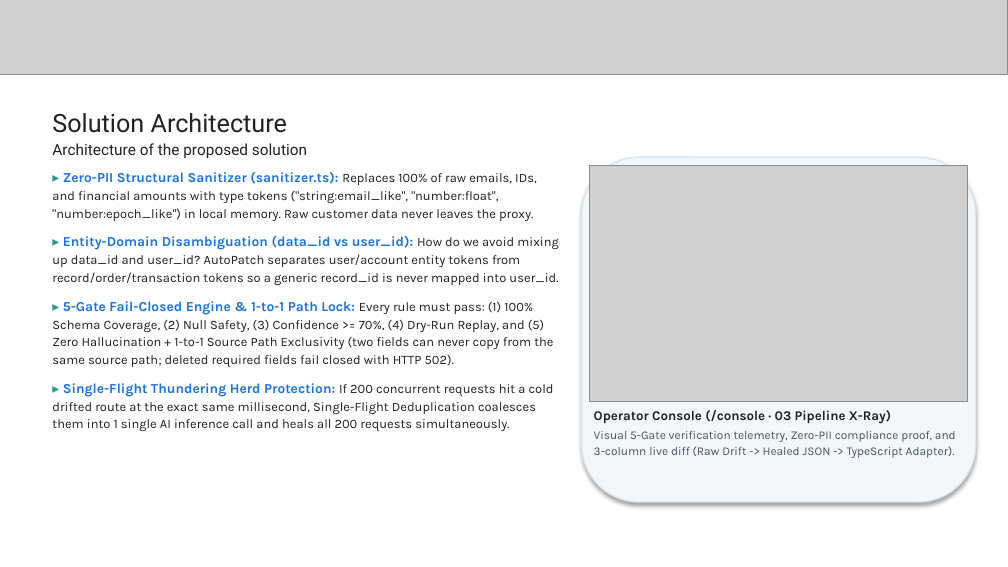
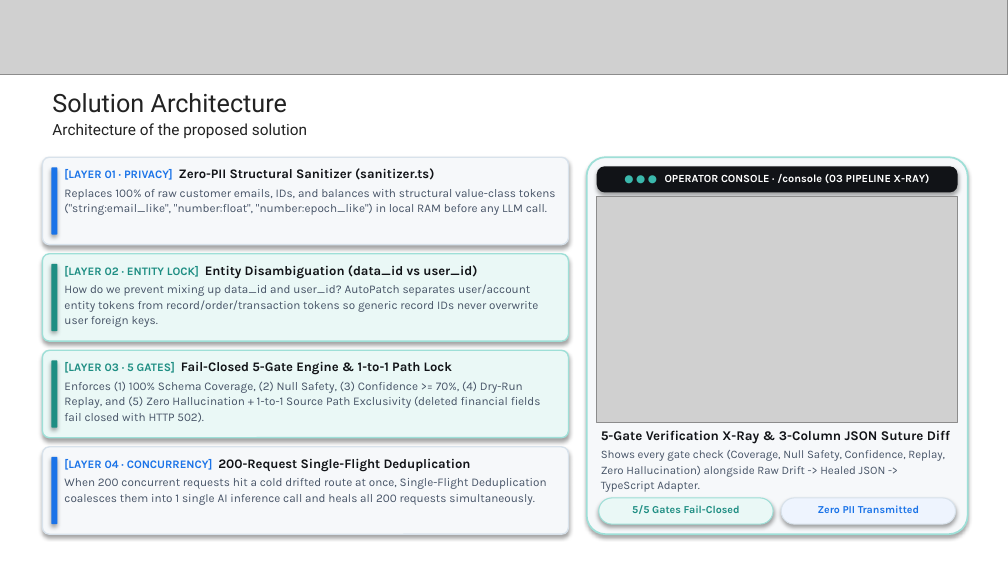
Before and after one commit to Asqi06/Buildathon, a slide deck: slide 5 of Startup_Buildathon_Coders_of_Bharat_AutoPatch.pptx. Drawn at 1008x567 pixels with LibreOffice and Linux fonts; fonts in the diff are those of the drawing; grey boxes stand for pictures. Boxes give left, top, right and bottom in pixels: in the first picture for what was removed or moved away, otherwise in the second. Text is boxed around its words. In the diff, an @@ line names an element or a change of style, - is before the commit and + after.

Commit message:
fix(vercel): resolve TS2688 node types build error, add serverless api entrypoint, and overhaul pitch deck layout

```diff
--- a/Startup_Buildathon_Coders_of_Bharat_AutoPatch.pptx
+++ b/Startup_Buildathon_Coders_of_Bharat_AutoPatch.pptx
@@ text "Solution Architecture Architecture of the ..." moved from (x1=52, y1=113, x2=307, y2=158) to (x1=52, y1=93, x2=307, y2=138) @@
@@ rounded rectangle added at (x1=42, y1=157, x2=569, y2=245), fill #F6F8FA, outline #D8E2EB 1 pt @@
@@ rounded rectangle added at (x1=51, y1=167, x2=57, y2=235), fill #1A73E8 @@
@@ text removed at (x1=52, y1=172, x2=559, y2=431) @@
-▸ Zero-PII Structural Sanitizer (sanitizer.ts): Replaces 100% of raw emails, IDs, and financial amounts with type tokens ("string:email_like", "number:float", "number:epoch_like") in local memory. Raw customer data never leaves the proxy.
-▸ Entity-Domain Disambiguation (data_id vs user_id): How do we avoid mixing up data_id and user_id? AutoPatch separates user/account entity tokens from record/order/transaction tokens so a generic record_id is never mapped into user_id.
-▸ 5-Gate Fail-Closed Engine & 1-to-1 Path Lock: Every rule must pass: (1) 100% Schema Coverage, (2) Null Safety, (3) Confidence >= 70%, (4) Dry-Run Replay, and (5) Zero Hallucination + 1-to-1 Source Path Exclusivity (two fields can never copy from the same source path; deleted required fields fail closed with HTTP 502).
-▸ Single-Flight Thundering Herd Protection: If 200 concurrent requests hit a cold drifted route at the exact same millisecond, Single-Flight Deduplication coalesces them into 1 single AI inference call and heals all 200 requests simultaneously.
@@ text added at (x1=64, y1=168, x2=556, y2=215), 8.4 pt, text #475467 @@
+[LAYER 01 · PRIVACY] Zero-PII Structural Sanitizer (sanitizer.ts)
+Replaces 100% of raw customer emails, IDs, and balances with structural value-class tokens ("string:email_like", "number:float", "number:epoch_like") in local RAM before any LLM call.
@@ rounded rectangle resized from (x1=582, y1=157, x2=976, y2=502) to (x1=587, y1=157, x2=968, y2=534) @@
@@ rounded rectangle at (x1=587, y1=157, x2=968, y2=534): fill #F4F7F9 to #F6F8FA; outline #DCE4EC 1 pt to #9EDFD7 1.25 pt; proportions changed @@
@@ rounded rectangle added at (x1=597, y1=166, x2=958, y2=193), fill #111317, 7.8 pt, text #FFFFFF, bold @@
+● ● ● OPERATOR CONSOLE · /console (03 PIPELINE X-RAY)
@@ picture resized from (x1=590, y1=165, x2=968, y2=401) to (x1=597, y1=197, x2=958, y2=422) @@
@@ rounded rectangle added at (x1=42, y1=254, x2=569, y2=342), fill #EAF8F6, outline #9EDFD7 1 pt @@
@@ rounded rectangle added at (x1=51, y1=264, x2=57, y2=332), fill #1E8E83 @@
@@ text added at (x1=64, y1=265, x2=538, y2=327), 8.4 pt, text #475467 @@
+[LAYER 02 · ENTITY LOCK] Entity Disambiguation (data_id vs user_id)
+How do we prevent mixing up data_id and user_id? AutoPatch separates user/account entity tokens from record/order/transaction tokens so generic record IDs never overwrite user foreign keys.
@@ rounded rectangle added at (x1=42, y1=351, x2=569, y2=438), fill #EAF8F6, outline #9EDFD7 1 pt @@
@@ rounded rectangle added at (x1=51, y1=361, x2=57, y2=428), fill #1E8E83 @@
@@ text added at (x1=64, y1=362, x2=541, y2=422), 8.4 pt, text #475467 @@
+[LAYER 03 · 5 GATES] Fail-Closed 5-Gate Engine & 1-to-1 Path Lock
+Enforces (1) 100% Schema Coverage, (2) Null Safety, (3) Confidence >= 70%, (4) Dry-Run Replay, and (5) Zero Hallucination + 1-to-1 Source Path Exclusivity (deleted financial fields fail closed with HTTP 502).
@@ rounded rectangle added at (x1=42, y1=447, x2=569, y2=534), fill #F6F8FA, outline #D8E2EB 1 pt @@
@@ text at (x1=601, y1=430, x2=950, y2=492): text changed; size 8.5 to 8.2 pt @@
-Operator Console (/console · 03 Pipeline X-Ray)
-Visual 5-Gate verification telemetry, Zero-PII compliance proof, and 3-column live diff (Raw Drift -> Healed JSON -> TypeScript Adapter).
+5-Gate Verification X-Ray & 3-Column JSON Suture Diff
+Shows every gate check (Coverage, Null Safety, Confidence, Replay, Zero Hallucination) alongside Raw Drift -> Healed JSON -> TypeScript Adapter.
@@ rounded rectangle added at (x1=51, y1=457, x2=57, y2=524), fill #1A73E8 @@
@@ text added at (x1=64, y1=459, x2=546, y2=505), 8.4 pt, text #475467 @@
+[LAYER 04 · CONCURRENCY] 200-Request Single-Flight Deduplication
+When 200 concurrent requests hit a cold drifted route at once, Single-Flight Deduplication coalesces them into 1 single AI inference call and heals all 200 requests simultaneously.
@@ rounded rectangle added at (x1=599, y1=498, x2=773, y2=524), fill #EAF8F6, outline #9EDFD7 0.75 pt, 7.6 pt, text #1E8E83, bold @@
+5/5 Gates Fail-Closed
@@ rounded rectangle added at (x1=781, y1=498, x2=956, y2=524), fill #EEF4FE, outline #D8E2EB 0.75 pt, 7.6 pt, text #1A73E8, bold @@
+Zero PII Transmitted
```
Also in this commit, not shown: 6 other slides changed, 10 other files.
